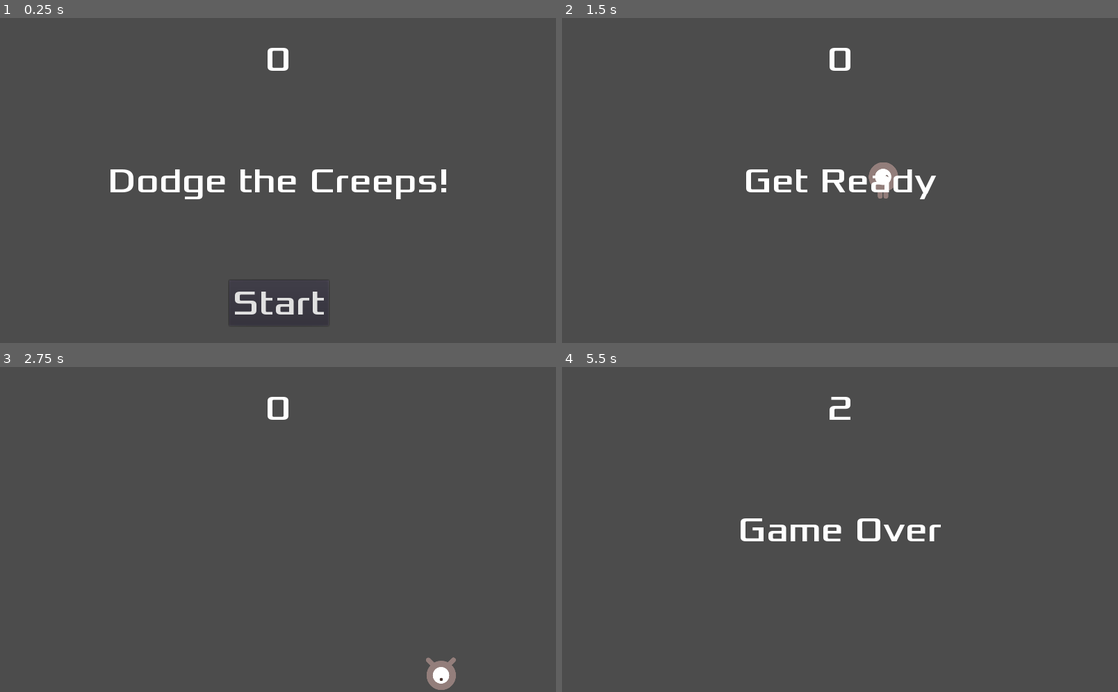
Above: before the commit, frames 1-4 (two rows, left to right).
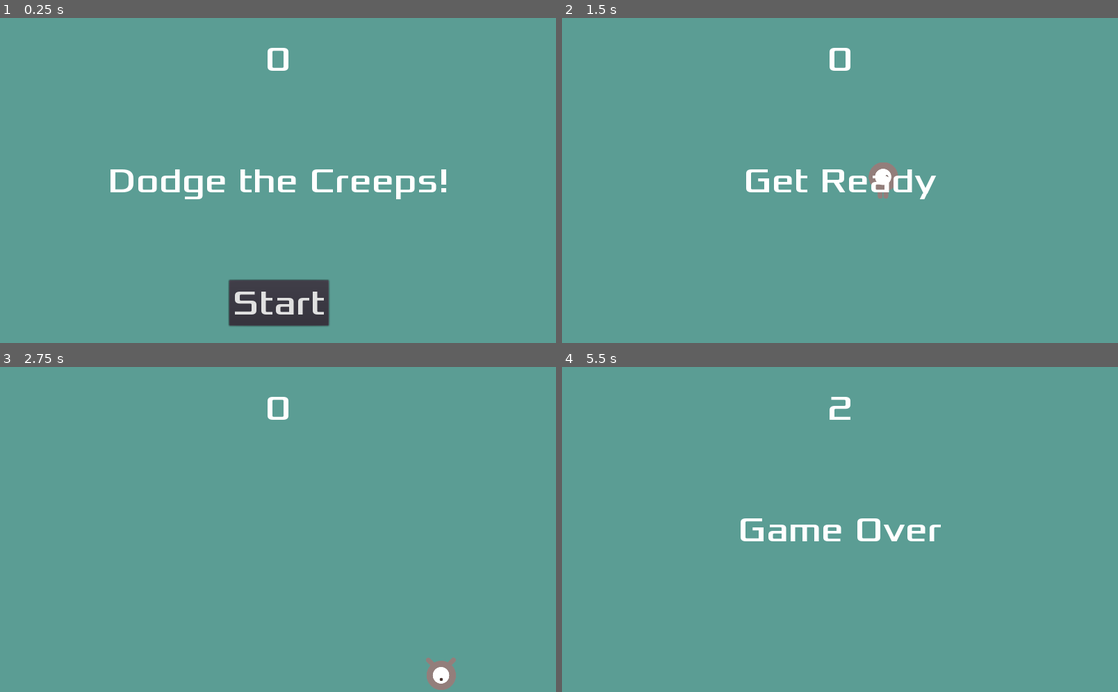
Above: after the commit, the same moments.

Repository: Lalourche/hello-godot
Game: Godot game, scene res://Main.tscn
The game is run twice, just before and just after one commit, with the same random seed, the same clock (stepped at 60 frames per second) and the same inputs. The engine's default icon, where the game draws it, is replaced by a stand-in: a white triangle on a blue panel in a dark square.
Inputs:
- Up to frame 1 (0.25 s): no input
- Up to frame 2 (1.5 s): click "Start" at 0.5 s; tap Enter at 1.25 s; hold Right (ui_right) from 1.28 s (still down)
- Up to frame 3 (2.75 s): release Right (ui_right) at 2.03 s; hold Down (ui_down) from 2.03 s (still down)
- Up to frame 4 (5.5 s): release Down (ui_down) at 2.78 s; hold Right (ui_right) 2.78-3.53 s; hold Up (ui_up) 3.53-4.28 s; hold Left (ui_left) from 4.28 s (still down)

The runs differ from the first frame. In frame 1, 96% of the frame differs, in the area x 0-100%, y 0-100%; in frame 2, 99%; in frame 3, 99%; in frame 4, 99%.

Commit message:
Change background color

Diff:
--- a/Main.tscn
+++ b/Main.tscn
@@ -13,6 +13,14 @@
 [node name="Main" type="Node"]
 script = ExtResource( 2 )
 Mob = ExtResource( 3 )
+
+[node name="ColorRect" type="ColorRect" parent="."]
+anchor_right = 1.0
+anchor_bottom = 1.0
+color = Color( 0.360784, 0.619608, 0.584314, 1 )
+__meta__ = {
+"_edit_use_anchors_": false
+}
 
 [node name="Player" parent="." instance=ExtResource( 1 )]
 
--- a/Mob.tscn
+++ b/Mob.tscn
@@ -44,6 +44,7 @@
 scale = Vector2( 0.75, 0.75 )
 frames = SubResource( 1 )
 animation = "walk"
+frame = 1
 playing = true
 
 [node name="CollisionShape2D" type="CollisionShape2D" parent="."]
